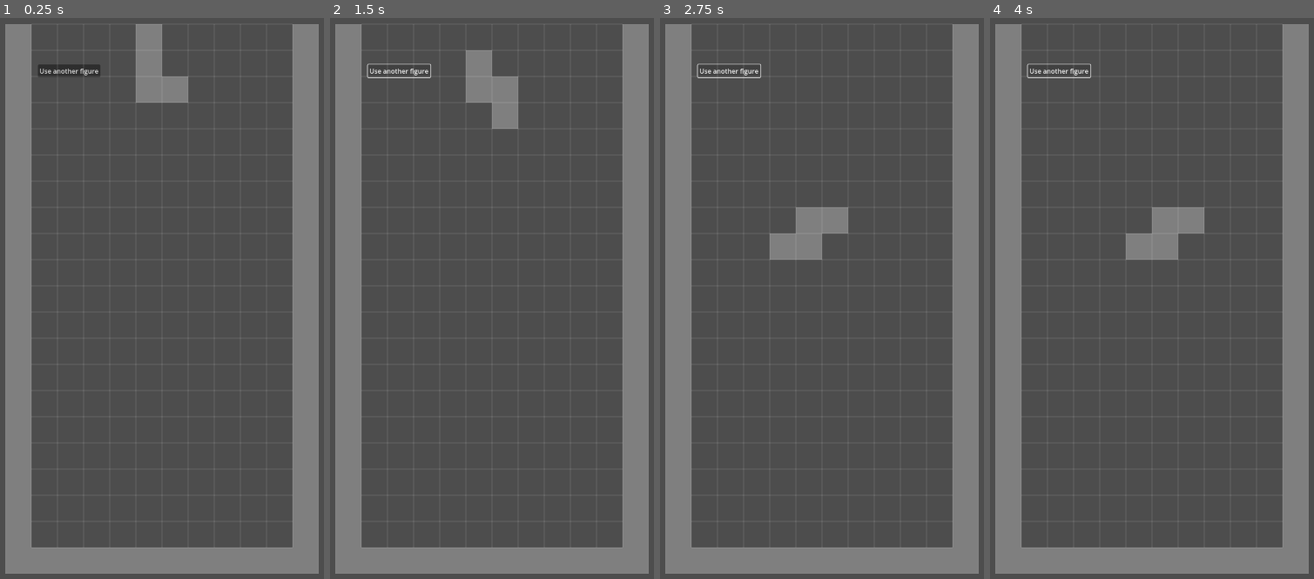
Above: before the commit, frames 1-4 (left to right).
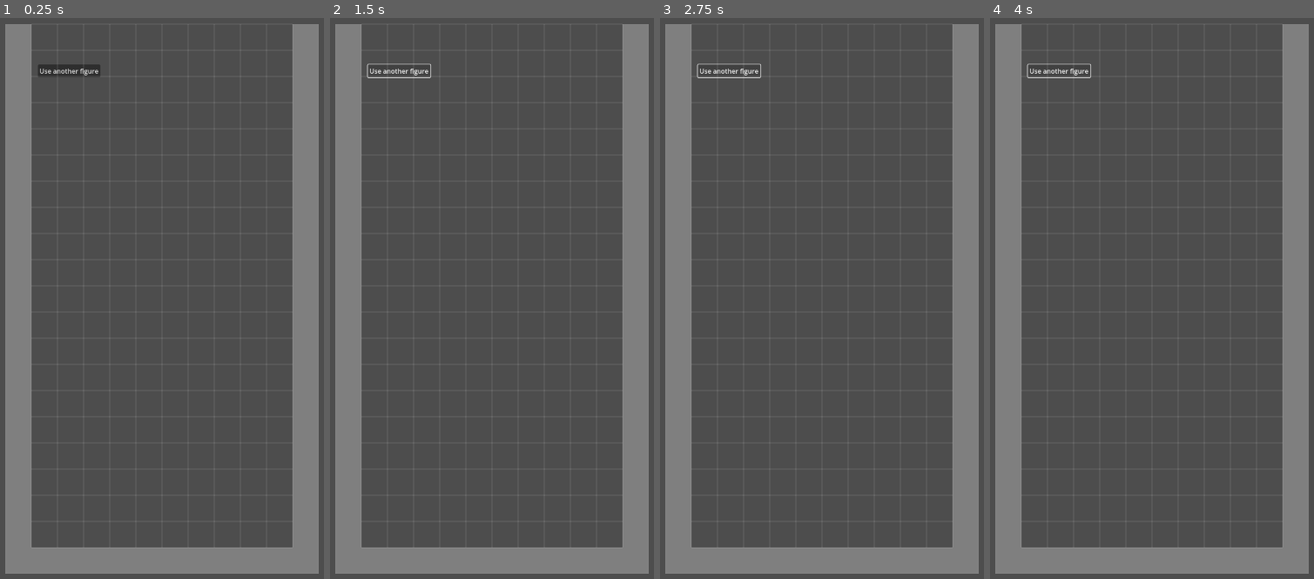
Above: after the commit, the same moments.

Repository: lacedon/mana-tetris
Game: Godot game, scene res://src/components/field/field.tscn
Same seed, same stepped clock (60 frames per second), same inputs: the game is played once before the commit and once after it.
Inputs:
- Up to frame 1 (0.25 s): no input
- Up to frame 2 (1.5 s): click "Use another figure" at 0.5 s; tap Enter at 1.25 s; hold Right (move-right) from 1.28 s (still down); hold S (drop) from 1.28 s (still down)
- Up to frame 3 (2.75 s): release Right (move-right) at 2.03 s; release S (drop) at 2.03 s; hold Left (move-left) from 2.03 s (still down); tap Up (rotate) at 2.1 s
- Up to frame 4 (4 s): tap Space at 2.75 s; release Left (move-left) at 2.78 s; hold S (drop) 2.78-3.53 s; hold Right (move-right) from 2.78 s (still down); tap Up (rotate) at 3.6 s

The runs differ from the first frame. In frame 1, 1.5% of the frame differs, in the area x 41-59%, y 1-16%; in frame 2, 1.5%; in frame 3, 1.5%; in frame 4, 1.5%.

Commit message:
Allow figures to drop and leave cells

Diff:
--- a/src/components/cell/cell.gd
+++ b/src/components/cell/cell.gd
@@ -5,6 +5,7 @@
 @export var cellType: CELL_TYPES = CELL_TYPES.EMPTY
 
 @onready var polygon: Polygon2D = $Polygon2D
+@onready var area2d: Area2D = $Area2D
 @onready var collisionPolygon: CollisionPolygon2D = $Area2D/CollisionPolygon2D
 
 func _ready() -> void:
@@ -41,3 +42,6 @@
             polygon.color = Color(1, 1, 0)
         _:
             polygon.color = Color(1, 1, 1) # Default color for unknown types
+
+func get_collision_object() -> CollisionObject2D:
+    return area2d
--- a/src/components/cell/cell.tscn
+++ b/src/components/cell/cell.tscn
@@ -6,6 +6,7 @@
 script = ExtResource("1_0kby0")
 
 [node name="Polygon2D" type="Polygon2D" parent="."]
+visible = false
 polygon = PackedVector2Array(0, 0, 32, 0, 32, 32, 0, 32)
 
 [node name="Area2D" type="Area2D" parent="."]
--- a/src/components/field/cell_manager/cell_manager.gd
+++ b/src/components/field/cell_manager/cell_manager.gd
@@ -1,6 +1,10 @@
 extends Node
 
 const FigureNode = preload("res://src/components/figure/figure.gd")
+const CellScene = preload("res://src/components/cell/cell.tscn")
+const CellNode = preload("res://src/components/cell/cell.gd")
+
+signal cells_updated
 
 @export var figureNode: FigureNode
 
@@ -10,5 +14,16 @@
 func _exit_tree() -> void:
     figureNode.disconnect(figureNode.figure_set.get_name(), _set_figure_cells)
 
-func _set_figure_cells(figure: GameFigure) -> void:
-    prints('Setting figure cells for: ', figure)
+func _set_figure_cells(_figure: GameFigure) -> void:
+    var figurePosition: Vector2 = figureNode.position
+    for cell in figureNode.get_cells():
+        if !cell || cell.cellType == GameCell.CELL_TYPES.EMPTY:
+            continue
+
+        var cellInstance: CellNode = CellScene.instantiate()
+        cellInstance.name = "Cell"
+        cellInstance.set_cell_type(cell.cellType)
+        cellInstance.position = figurePosition + cell.get_position()
+        add_child(cellInstance)
+
+    emit_signal(cells_updated.get_name())
--- a/src/components/field/field.tscn
+++ b/src/components/field/field.tscn
@@ -46,4 +46,5 @@
 offset_bottom = 130.0
 text = "Use another figure"
 
+[connection signal="cells_updated" from="CellManager" to="." method="regenerate_figure"]
 [connection signal="pressed" from="UseNextFigure" to="." method="regenerate_figure"]
--- a/src/components/field/walls/walls.tscn
+++ b/src/components/field/walls/walls.tscn
@@ -21,7 +21,7 @@
 
 [node name="Polygon2D" type="Polygon2D" parent="FloorArea2D"]
 color = Color(0.5, 0.5, 0.5, 1)
-polygon = PackedVector2Array(0, 0, 640, 0, 640, 64, 0, 64)
+polygon = PackedVector2Array(-64, 0, 704, 0, 704, 64, -64, 64)
 
 [node name="CollisionShape2D" type="CollisionShape2D" parent="FloorArea2D"]
 shape = SubResource("WorldBoundaryShape2D_ujlo6")
--- a/src/components/figure/figure.gd
+++ b/src/components/figure/figure.gd
@@ -24,6 +24,9 @@
             cellInstance.hide()
             cells.append(cellInstance)
             add_child(cellInstance)
+
+            if (rayCast2D):
+                rayCast2D.add_exception(cellInstance.get_collision_object())
 
 func _get_cell_position(index: int, figureSize: Vector2) -> Vector2:
     var x: int = index % int(figureSize.x)
@@ -55,6 +58,9 @@
 func _define_ray_cast_2d() -> void:
     if !rayCast2D || !figure: return
     rayCast2D.position = Vector2(float(figure.size.x) / 2, 0) * FieldConfig.cellSize
+
+    for cell in cells:
+        rayCast2D.add_exception(cell.get_collision_object())
 
 func _can_move_side(xDirection: int) -> bool:
     return _can_move_to(Vector2(xDirection * (float(figure.size.x) / 2) * FieldConfig.cellSize.x, 0))
@@ -94,3 +100,6 @@
     rotationMode = (rotationMode + 1) % 4
     _set_up_figure_cells(figure.get_area())
     pass
+
+func get_cells() -> Array[CellNode]:
+    return cells
--- a/src/components/figure/figure.tscn
+++ b/src/components/figure/figure.tscn
@@ -6,5 +6,6 @@
 script = ExtResource("1_b7ta8")
 
 [node name="RayCast2D" type="RayCast2D" parent="."]
-exclude_parent = false
 collision_mask = 7
+hit_from_inside = true
+collide_with_areas = true
